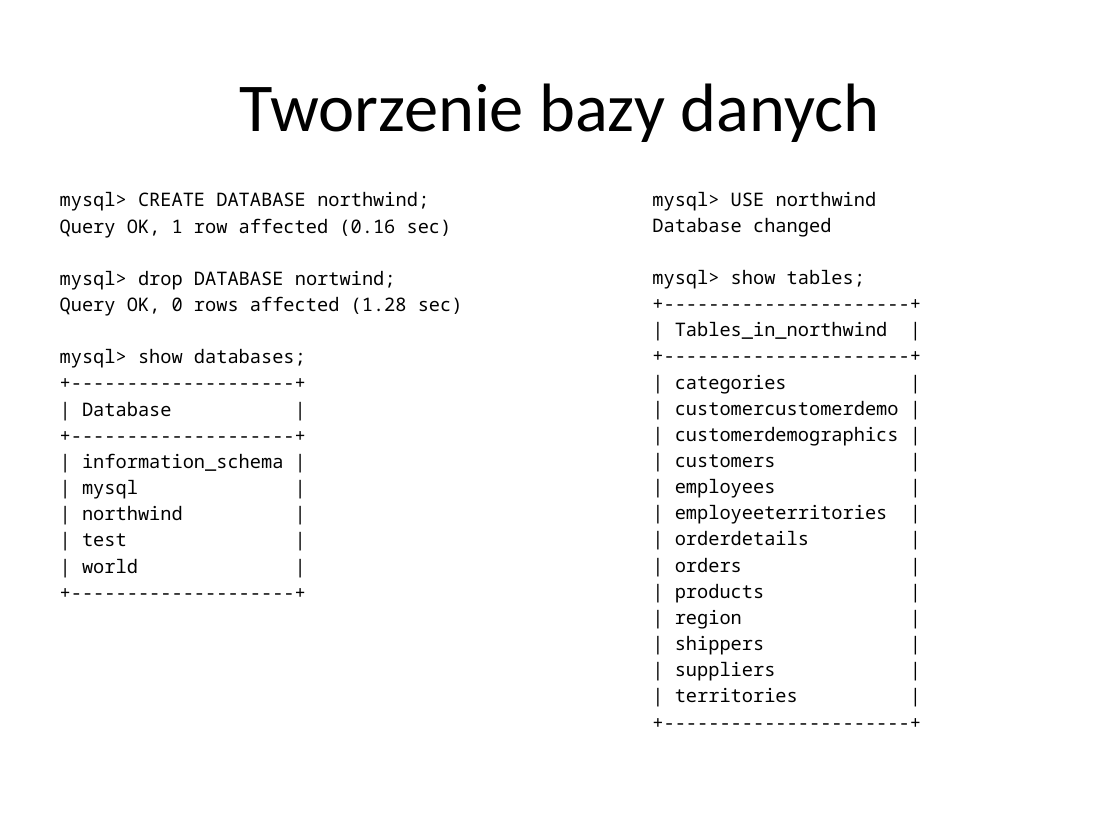
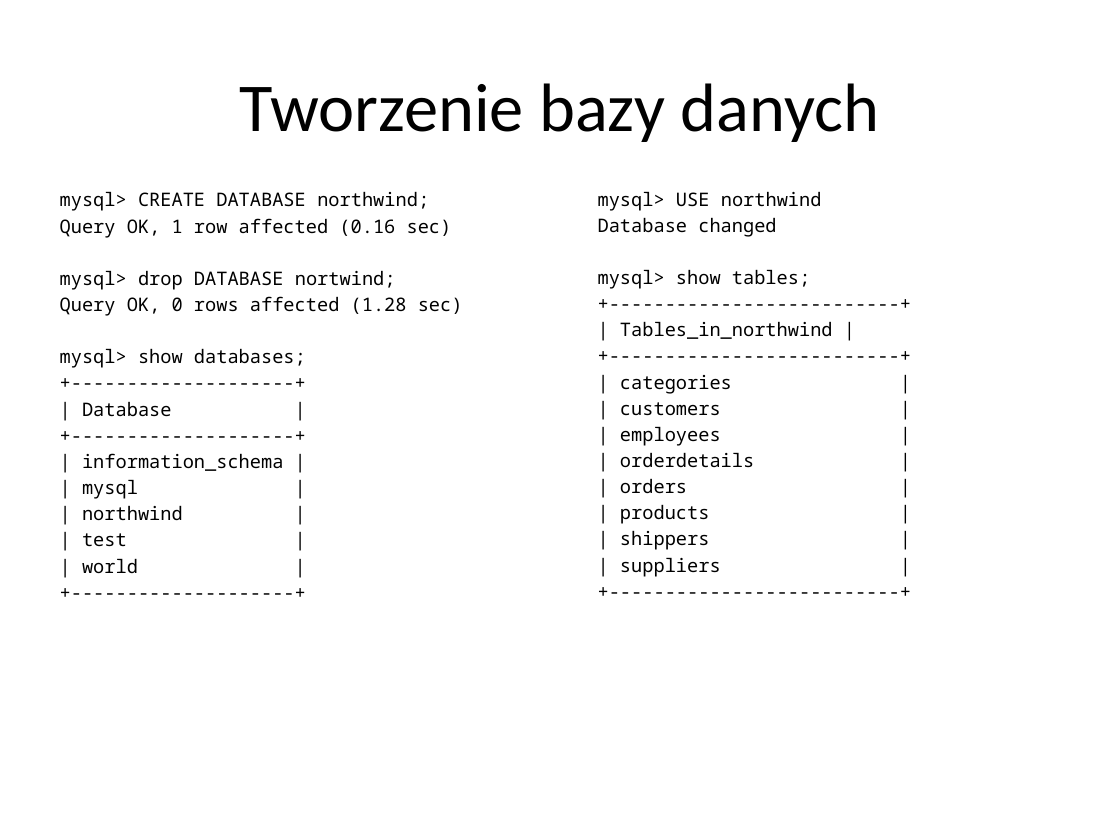
Before and after one commit to alicjasalamon/DB2, a slide deck: slide 13 of MySQL + Hibernate.pptx (slide 4 before the commit). Drawn at 1120x840 pixels with LibreOffice and Linux fonts; fonts in the diff are those of the drawing. Boxes give left, top, right and bottom in pixels: in the first picture for what was removed or moved away, otherwise in the second. Text is boxed around its words. In the diff, an @@ line names an element or a change of style, - is before the commit and + after.

Commit message:
orders

```diff
--- a/MySQL + Hibernate.pptx
+++ b/MySQL + Hibernate.pptx
@@ text at bbox=[598, 191, 833, 577]: text changed @@
-+----------------------+
++--------------------------+
@@ text at bbox=[598, 191, 833, 577]: text changed @@
-+----------------------+
++--------------------------+
@@ text "mysql> USE northwind": place and size @@
-text "mysql> USE northwind" at bbox=[652, 191, 899, 703]
+text "mysql> USE northwind" at bbox=[598, 191, 833, 577]
@@ text at bbox=[675, 400, 899, 446]: paragraphs removed @@
-| customercustomerdemo |
-| customerdemographics |
@@ text at bbox=[675, 504, 888, 524]: paragraph removed @@
-| employeeterritories |
@@ text at bbox=[675, 610, 742, 629]: paragraph removed @@
-| region |
@@ text at bbox=[675, 688, 798, 703]: text changed @@
-| territories |
-+----------------------+
++--------------------------+
```
Also in this commit, not shown: 3 other slides changed, 14 slides added, 1 slide removed, 4 other files.
